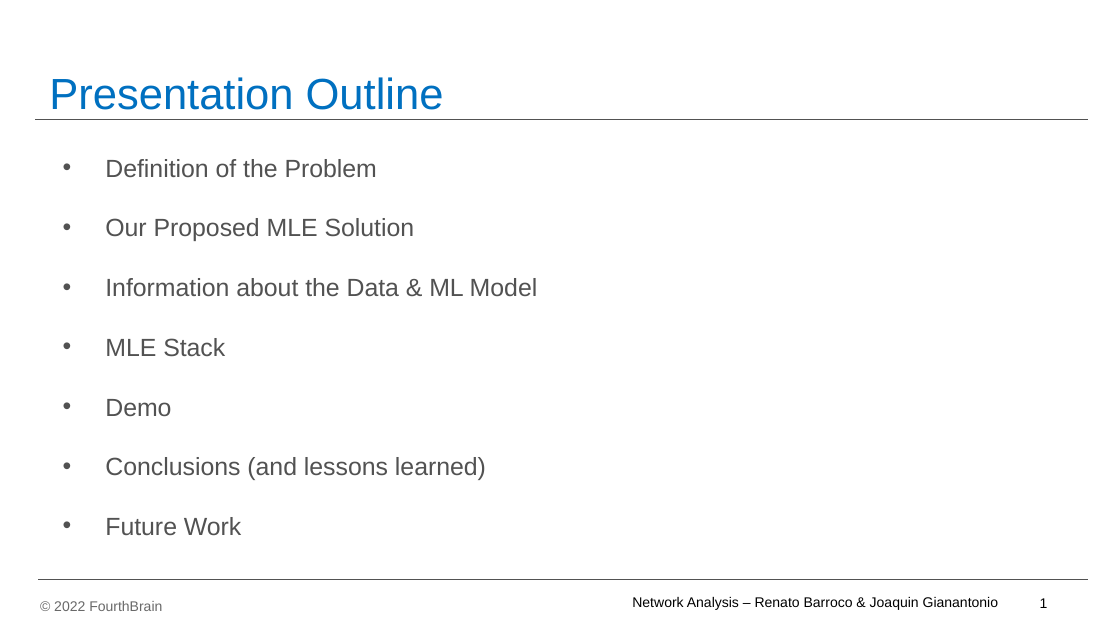
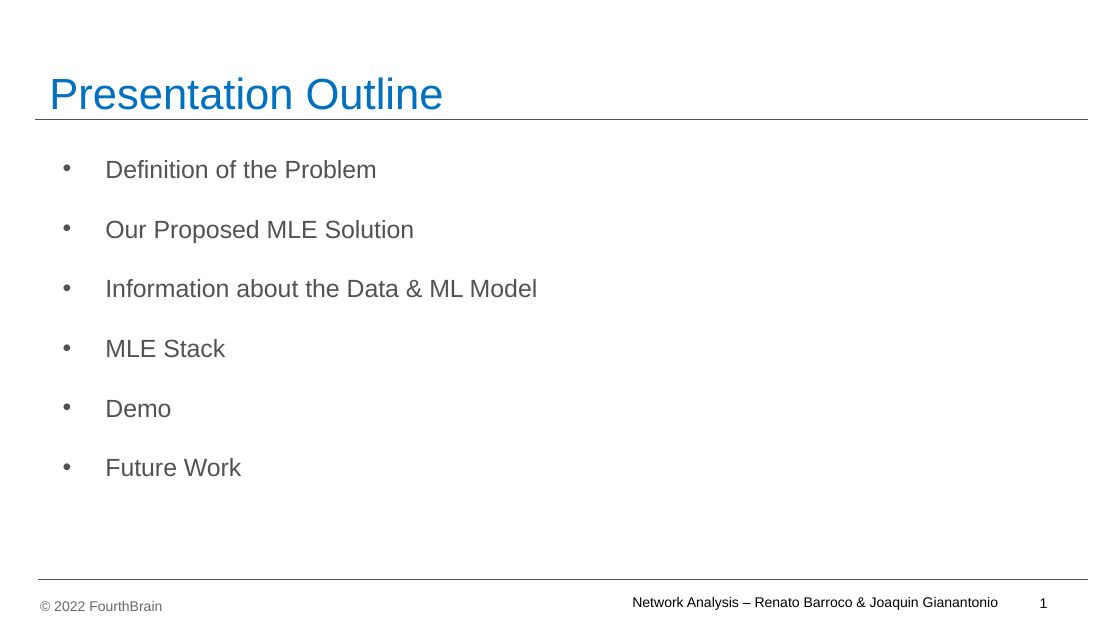
Before and after one commit to RBarroco/network-analytics-final, a slide deck: slide 2 of network-analytics-final/powerpoint/Network Analysis - MLE Capstone Presentation_v07.pptx. Drawn at 1120x630 pixels with LibreOffice and Linux fonts; fonts in the diff are those of the drawing; background and template pictures are left out. Boxes give left, top, right and bottom in pixels: in the first picture for what was removed or moved away, otherwise in the second. Text is boxed around its words. In the diff, an @@ line names an element or a change of style, - is before the commit and + after.

```diff
--- a/network-analytics-final/powerpoint/Network Analysis - MLE Capstone Presentation_v07.pptx
+++ b/network-analytics-final/powerpoint/Network Analysis - MLE Capstone Presentation_v07.pptx
@@ text at (105,457,486,480): paragraph removed @@
-• Conclusions (and lessons learned)
```
Also in this commit, not shown: 4 other slides changed.
